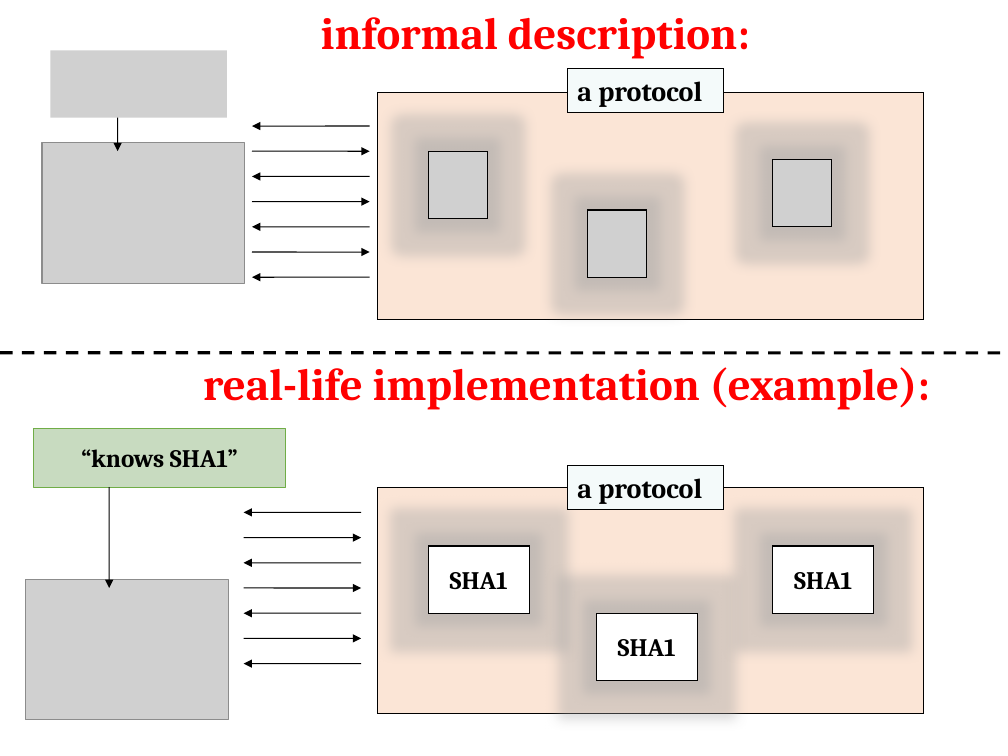
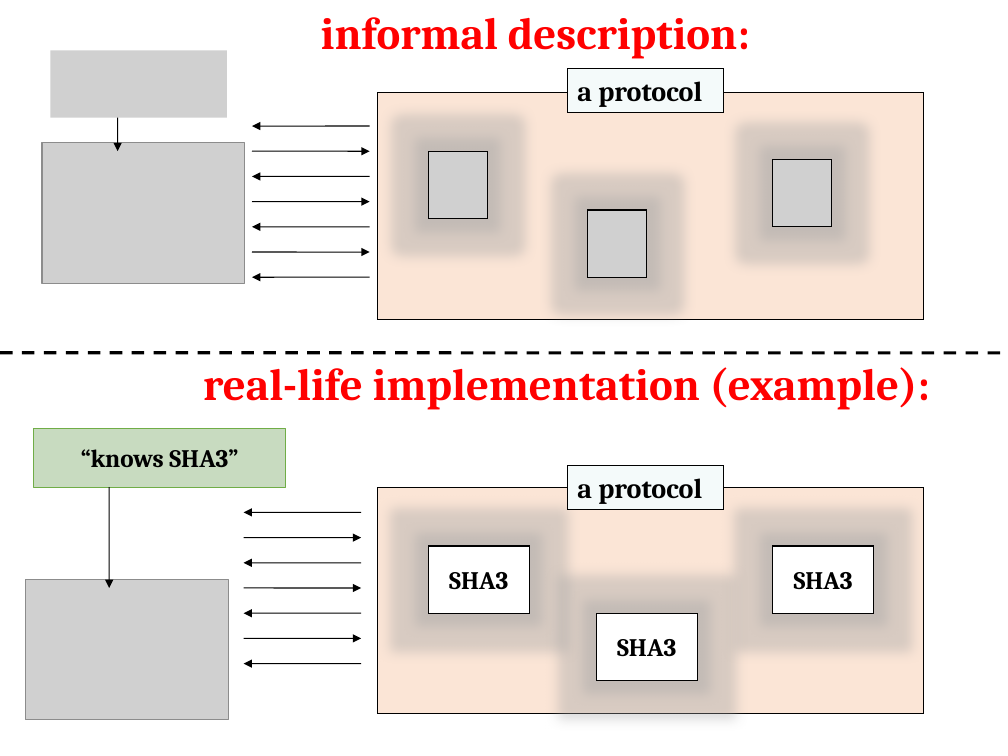
Before and after one commit to sdziembowski/cryptography-I-2025, a slide deck: slide 14 of Slides/chapter03.pptx. Drawn at 1008x756 pixels with LibreOffice and Linux fonts; fonts in the diff are those of the drawing; grey boxes stand for pictures. Boxes give left, top, right and bottom in pixels: in the first picture for what was removed or moved away, otherwise in the second. Text is boxed around its words. In the diff, an @@ line names an element or a change of style, - is before the commit and + after.

```diff
--- a/Slides/chapter03.pptx
+++ b/Slides/chapter03.pptx
@@ text in rectangle at (x1=81, y1=449, x2=238, y2=467): text changed @@
-“knows SHA1”
+“knows SHA3”
@@ text in rectangle at (x1=449, y1=572, x2=508, y2=590): text changed @@
-SHA1
+SHA3
@@ text in rectangle at (x1=794, y1=572, x2=853, y2=590): text changed @@
-SHA1
+SHA3
@@ text in rectangle at (x1=617, y1=639, x2=676, y2=657): text changed @@
-SHA1
+SHA3
```
Also in this commit, not shown: 2 other slides changed.
